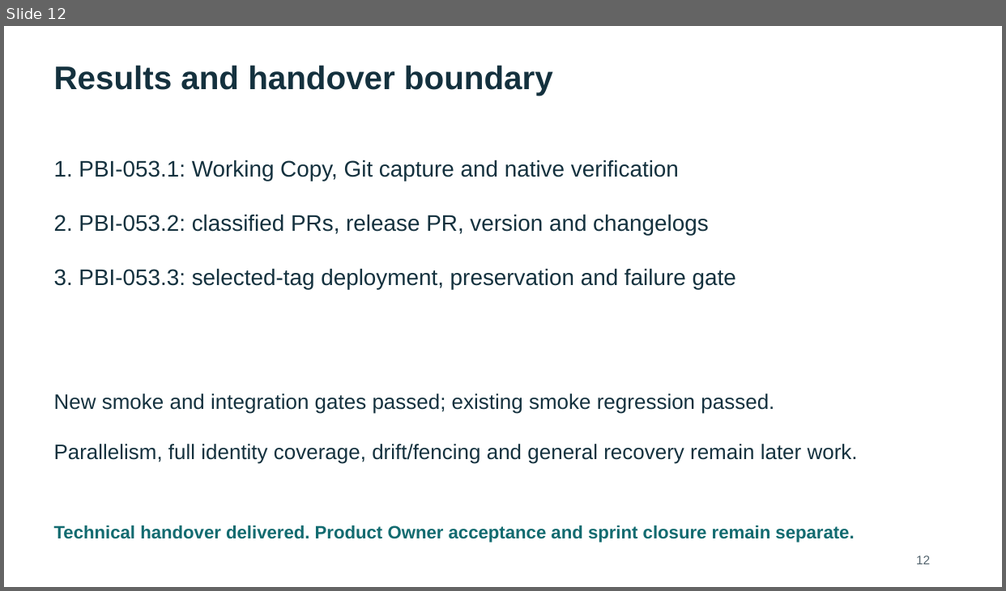
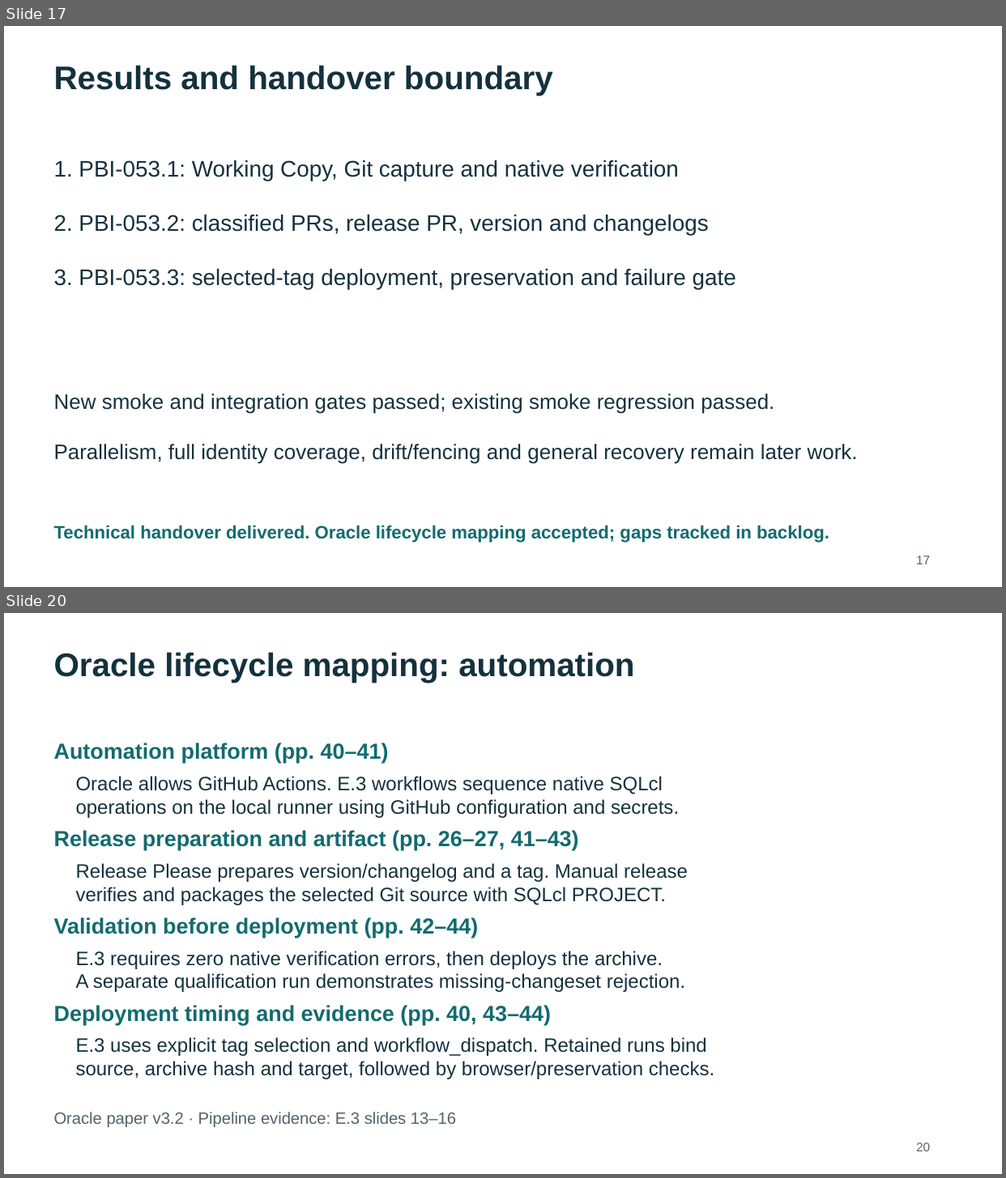
Before and after one commit to rstyczynski/APEX_CICD, a slide deck: progress/E.3/sprint_E.3_increment_demo.pptx. Shown one above the other, each under a label of ours: slide 12 before the commit, slides 17 and 20 after it; the slides between them are not shown. The pictures are 1006x591 and 1006x1178 pixels, drawn with LibreOffice and Linux fonts; fonts in the diff are those of the drawing. Boxes give left, top, right and bottom in pixels: in the first picture for what was removed or moved away, otherwise in the second. Text is boxed around its words. In the diff, an @@ line names an element or a change of style, - is before the commit and + after.

Commit message:
docs: accept lifecycle mapping and close sprint E.3

```diff
--- a/progress/E.3/sprint_E.3_increment_demo.pptx
+++ b/progress/E.3/sprint_E.3_increment_demo.pptx
@@ slide 20 added at (x1=4, y1=613, x2=1002, y2=1174), background #FFFFFF @@
@@ text added at (x1=54, y1=652, x2=634, y2=683), 31.5 pt, text #14313E, bold @@
+Oracle lifecycle mapping: automation
@@ text added at (x1=54, y1=743, x2=389, y2=764), 21 pt, text #126B70, bold @@
+Automation platform (pp. 40–41)
@@ text added at (x1=76, y1=776, x2=679, y2=818), 18.8 pt, text #14313E @@
+Oracle allows GitHub Actions. E.3 workflows sequence native SQLcl
+operations on the local runner using GitHub configuration and secrets.
@@ text added at (x1=54, y1=830, x2=579, y2=850), 21 pt, text #126B70, bold @@
+Release preparation and artifact (pp. 26–27, 41–43)
@@ text added at (x1=76, y1=863, x2=688, y2=905), 18.8 pt, text #14313E @@
+Release Please prepares version/changelog and a tag. Manual release
+verifies and packages the selected Git source with SQLcl PROJECT.
@@ text added at (x1=54, y1=918, x2=478, y2=938), 21 pt, text #126B70, bold @@
+Validation before deployment (pp. 42–44)
@@ text added at (x1=76, y1=951, x2=685, y2=992), 18.8 pt, text #14313E @@
+E.3 requires zero native verification errors, then deploys the archive.
+A separate qualification run demonstrates missing-changeset rejection.
@@ text added at (x1=54, y1=1005, x2=551, y2=1025), 21 pt, text #126B70, bold @@
+Deployment timing and evidence (pp. 40, 43–44)
@@ text added at (x1=76, y1=1037, x2=714, y2=1080), 18.8 pt, text #14313E @@
+E.3 uses explicit tag selection and workflow_dispatch. Retained runs bind
+source, archive hash and target, followed by browser/preservation checks.
@@ text added at (x1=54, y1=1112, x2=456, y2=1127), 15.8 pt, text #52636D @@
+Oracle paper v3.2 · Pipeline evidence: E.3 slides 13–16
@@ text added at (x1=916, y1=1143, x2=930, y2=1152), 12 pt, text #52636D @@
+20
@@ what was slide 12 is now slide 17 @@
@@ slide 17 changed as well @@
@@ text at (x1=54, y1=526, x2=829, y2=543): text changed @@
-Technical handover delivered. Product Owner acceptance and sprint closure remain separate.
+Technical handover delivered. Oracle lifecycle mapping accepted; gaps tracked in backlog.
@@ text at (x1=916, y1=556, x2=930, y2=565): text changed @@
-12
+17
```
Also in this commit, not shown: 10 other slides changed, 9 other slides added, 26 other files.
